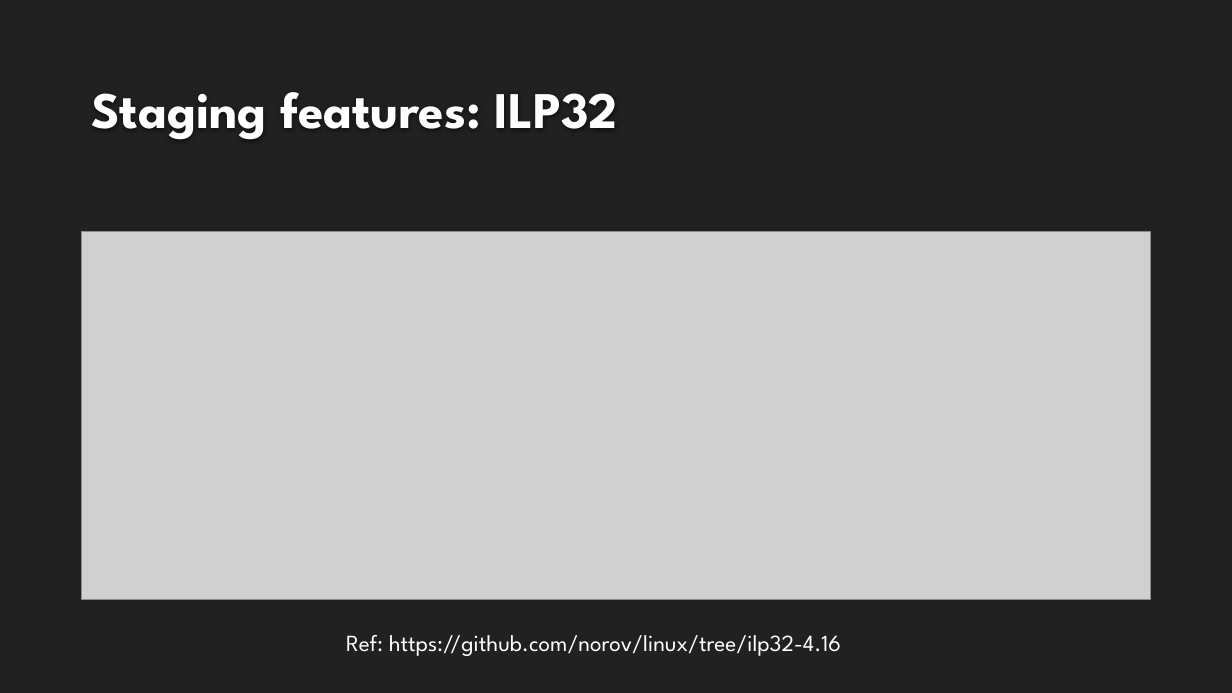
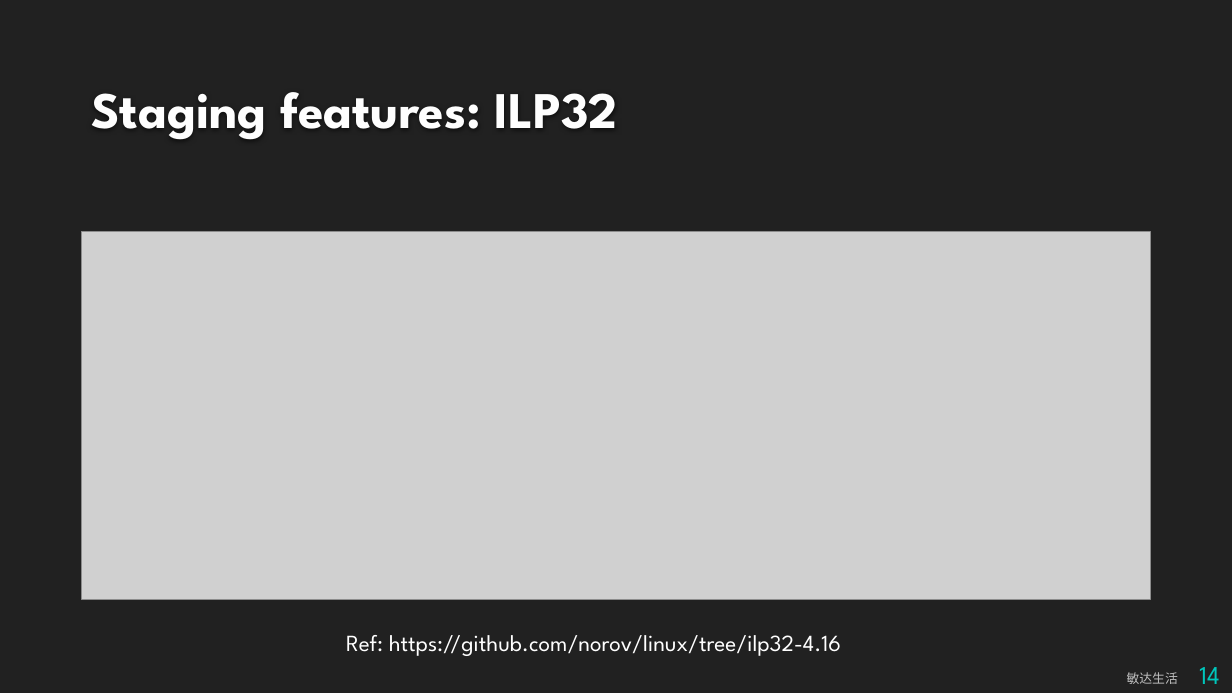
Before and after one commit to bjzhang/bjzhang.github.io, a slide deck: slide 14 of _drafts/Recent_Linux_kernel.pptx. Drawn at 1232x693 pixels with LibreOffice and Linux fonts; fonts in the diff are those of the drawing; grey boxes stand for pictures; background and template pictures are left out. Boxes give left, top, right and bottom in pixels: in the first picture for what was removed or moved away, otherwise in the second. Text is boxed around its words. In the diff, an @@ line names an element or a change of style, - is before the commit and + after.

```diff
--- a/_drafts/Recent_Linux_kernel.pptx
+++ b/_drafts/Recent_Linux_kernel.pptx
@@ text added at [1127, 672, 1178, 684], 10 pt, text #BFBFBF @@
+敏达生活
@@ page number added at [1199, 667, 1219, 684], 20 pt, text #00C6BB @@
+14
```
Also in this commit, not shown: 15 other slides changed, 1 slide added, 1 slide removed, 2 other files.
